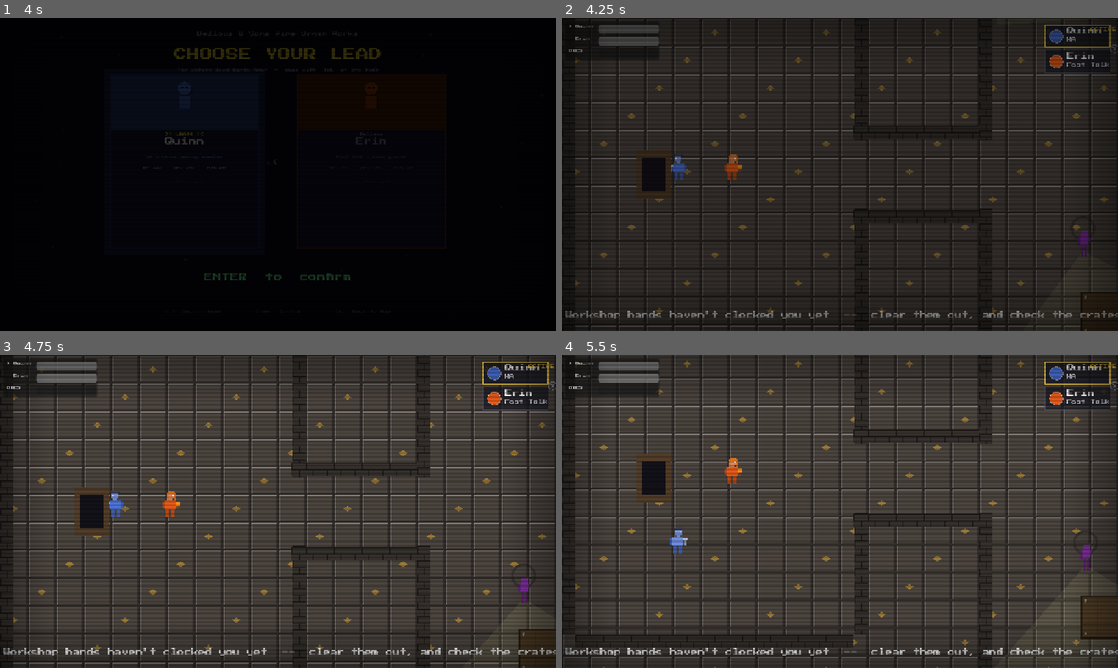
Above: before the commit, frames 1-4 (two rows, left to right).
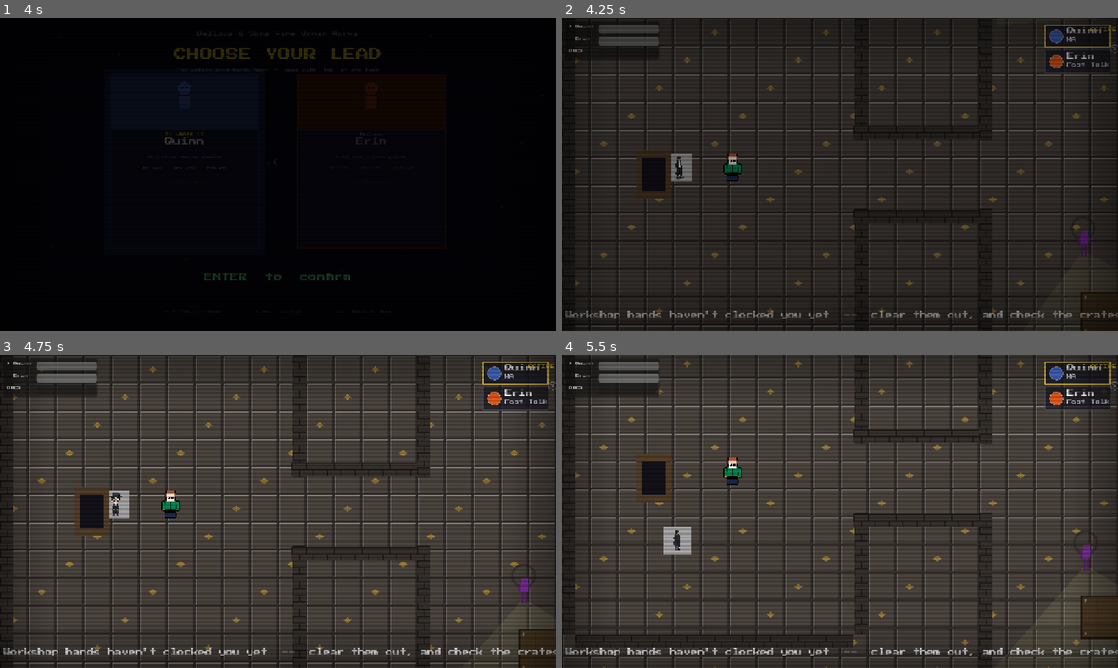
Above: after the commit, the same moments.

Repository: dougreichard/rpg_game
Game: Godot game, scene res://scenes/ui/TitleScreen.tscn
Same seed, same stepped clock (60 frames per second), same inputs: the game is played once before the commit and once after it.
Inputs (mouse positions are in pixels of both pictures, inside the frame that each line leads up to):
- Up to frame 1 (4 s): tap Enter (ui_accept) at 0.5, 0.77, 1.25, 3.77 s; move the mouse to (400, 158) at 0.52 s; hold D (move_right) 0.53-1.25 s; hold F (attack) 0.53-1.25 s; click (400, 158) at 0.67 s; tap V (dash) at 0.8 s; drag from (166, 190) to (250, 237) at 1.27 s; move the mouse to (333, 105) at 2.02 s; hold D (move_right) 2.03-2.75 s; hold F (attack) 2.03-2.75 s; tap G (special) at 2.1, 3.8 s; drag from (250, 237) to (111, 127) at 2.77 s; move the mouse to (444, 221) at 3.52 s; hold A (move_left) from 3.53 s (still down); tap B (bies_mode) at 3.6 s
- Up to frame 2 (4.25 s): keep holding A (move_left)
- Up to frame 3 (4.75 s): release A (move_left) at 4.25 s; drag from (111, 464) to (522, 589) at 4.27 s
- Up to frame 4 (5.5 s): move the mouse to (867, 511) at 5.02 s; hold S (move_down) from 5.03 s (still down); tap G (special) at 5.1 s; click (867, 511) at 5.17 s; tap V (dash) at 5.3 s

Frame 1 is identical in both runs. In frame 2, 0.5% of the frame differs, in the area x 19-33%, y 43-53%; in frame 3, 0.5%; in frame 4, 0.7%, in the area x 18-33%, y 32-64%.

Commit message:
Improving art, markdoown for level design

Diff:
--- a/scripts/enemies/enemy.gd
+++ b/scripts/enemies/enemy.gd
@@ -74,7 +74,9 @@
 	hitbox.monitoring = false
 	hurtbox.hit.connect(_on_hurtbox_hit)
 	if sprite.sprite_frames == null:
-		sprite.sprite_frames = PlaceholderArt.make_enemy_frames(data.sprite_color, data.enemy_name, data.is_stocky)
+		var loaded: SpriteFrames = SpriteLoader.try_load_enemy(data.enemy_name)
+		sprite.sprite_frames = loaded if loaded != null \
+			else PlaceholderArt.make_enemy_frames(data.sprite_color, data.enemy_name, data.is_stocky)
 	sprite.play("walk")
 	GameManager.noise_emitted.connect(_on_noise_emitted)
 	GameManager.enemies_calmed.connect(_on_enemies_calmed)
@@ -336,10 +338,10 @@
 	match _state:
 		State.PATROL:        sprite.play("walk")
 		State.INVESTIGATE:   sprite.play("walk")
-		State.CHASE:         sprite.play("walk")
+		State.CHASE:         sprite.play("chase")
 		State.WINDUP:        sprite.play("windup")
 		State.STRIKE:        sprite.play("attack")
-		State.RECOVER:       sprite.play("walk")
+		State.RECOVER:       sprite.play("recover")
 		State.HIT:           sprite.play("hurt")
 		State.AOE_TELEGRAPH: sprite.play("windup")
 		State.AOE_SLAM:      sprite.play("attack")
--- a/scripts/players/player.gd
+++ b/scripts/players/player.gd
@@ -66,7 +66,9 @@
 	hurtbox.hit.connect(_on_hurtbox_hit)
 	hitbox.hit_landed.connect(register_hit_landed)
 	if sprite.sprite_frames == null:
-		sprite.sprite_frames = PlaceholderArt.make_player_frames(data.sprite_color, data.character_name)
+		var loaded: SpriteFrames = SpriteLoader.try_load_player(data.character_name)
+		sprite.sprite_frames = loaded if loaded != null \
+			else PlaceholderArt.make_player_frames(data.sprite_color, data.character_name)
 	sprite.play("idle")
 
 func _physics_process(delta: float) -> void:
@@ -108,6 +110,7 @@
 		return
 	facing = move.normalized()
 	sprite.flip_h = facing.x < 0.0
+	_play_directional("walk")
 	velocity = Vector2(facing.x * data.move_speed, facing.y * data.move_speed * 0.6)
 	move_and_slide()
 	if Input.is_action_just_pressed(action_prefix + "attack"):
@@ -163,11 +166,26 @@
 	_state = new_state
 	match _state:
 		State.IDLE:   sprite.play("idle")
-		State.WALK:   sprite.play("walk")
+		State.WALK:   _play_directional("walk")
 		State.ATTACK: sprite.play("attack")
 		State.DASH:   sprite.play("dash")
 		State.HURT:   sprite.play("hurt")
 		State.DOWN:   sprite.play("down")
+
+# Picks walk_down / walk_up / walk_right (or run_*) based on facing.
+# Flipping for left-facing is handled by sprite.flip_h in _tick_walk.
+# Falls back to `base` if the directional variant is not in the sheet
+# (e.g. PlaceholderArt fallback which only has "walk" / "run").
+func _play_directional(base: String) -> void:
+	var anim: String
+	if abs(facing.y) > abs(facing.x):
+		anim = (base + "_down") if facing.y > 0.0 else (base + "_up")
+	else:
+		anim = base + "_right"
+	if not sprite.sprite_frames.has_animation(anim):
+		anim = base
+	if sprite.animation != anim:
+		sprite.play(anim)
 
 func _use_special() -> void:
 	Audio.play("special")
--- a/scripts/systems/placeholder_art.gd
+++ b/scripts/systems/placeholder_art.gd
@@ -6,16 +6,32 @@
 	frames.remove_animation("default")
 	var skin := color.lightened(0.25)
 	var limb := color.darkened(0.2)
-	_add(frames, "idle",   [_humanoid(skin, color, limb, Color.WHITE, 0, character_name)])
-	_add(frames, "walk",   [_humanoid(skin, color, limb, Color.WHITE, 0, character_name),
-							_humanoid(skin, color, limb, Color.WHITE, 1, character_name),
-							_humanoid(skin, color, limb, Color.WHITE, 0, character_name),
-							_humanoid(skin, color, limb, Color.WHITE, 2, character_name)])
-	_add(frames, "attack", [_humanoid(skin, color.lightened(0.45), limb, Color.WHITE, 0, character_name, true),
-							_humanoid(skin, color.lightened(0.45), limb, Color.WHITE, 2, character_name, true)])
-	_add(frames, "dash",   [_humanoid(skin, color.lightened(0.2), limb, Color.WHITE, 0, character_name)])
-	_add(frames, "hurt",   [_humanoid(skin, Color(1.0, 0.3, 0.3), Color(0.8, 0.2, 0.2), Color.WHITE, 0, character_name)])
-	_add(frames, "down",   [_humanoid(color.darkened(0.4), color.darkened(0.55), color.darkened(0.55), Color.TRANSPARENT, 0, character_name)])
+	var idle_f: Array  = [_humanoid(skin, color, limb, Color.WHITE, 0, character_name)]
+	var walk_f: Array  = [_humanoid(skin, color, limb, Color.WHITE, 0, character_name),
+						   _humanoid(skin, color, limb, Color.WHITE, 1, character_name),
+						   _humanoid(skin, color, limb, Color.WHITE, 0, character_name),
+						   _humanoid(skin, color, limb, Color.WHITE, 2, character_name)]
+	var atk_f: Array   = [_humanoid(skin, color.lightened(0.45), limb, Color.WHITE, 0, character_name, true),
+						   _humanoid(skin, color.lightened(0.45), limb, Color.WHITE, 2, character_name, true)]
+	var hurt_f: Array  = [_humanoid(skin, Color(1.0, 0.3, 0.3), Color(0.8, 0.2, 0.2), Color.WHITE, 0, character_name)]
+	var down_f: Array  = [_humanoid(color.darkened(0.4), color.darkened(0.55), color.darkened(0.55), Color.TRANSPARENT, 0, character_name)]
+	_add(frames, "idle",         idle_f)
+	_add(frames, "walk",         walk_f)
+	# Directional aliases — same frames; real sprites will have distinct rows.
+	_add(frames, "walk_down",    walk_f)
+	_add(frames, "walk_up",      walk_f)
+	_add(frames, "walk_right",   walk_f)
+	_add(frames, "run_down",     walk_f)
+	_add(frames, "run_up",       walk_f)
+	_add(frames, "run_right",    walk_f)
+	_add(frames, "attack",       atk_f)
+	_add(frames, "special",      atk_f)
+	_add(frames, "dash",         idle_f)
+	_add(frames, "hurt",         hurt_f)
+	_add(frames, "down",         down_f)
+	_add(frames, "revive",       idle_f)
+	_add(frames, "interact",     idle_f)
+	_add(frames, "doorway",      walk_f)
 	return frames
 
 static func make_enemy_frames(color: Color, enemy_name: String = "", stocky: bool = false) -> SpriteFrames:
@@ -24,10 +40,17 @@
 	var limb := color.darkened(0.25)
 	var windup := Color(1.0, 0.65, 0.0)
 	var e_name: String = enemy_name if not enemy_name.is_empty() else ("Grunt" if stocky else "Runner")
-	_add(frames, "walk",   [_enemy_type(color, limb, e_name, 0), _enemy_type(color, limb, e_name, 1)])
-	_add(frames, "windup", [_enemy_type(windup, windup.darkened(0.3), e_name, 0)])
-	_add(frames, "attack", [_enemy_type(color.lightened(0.5), limb.lightened(0.3), e_name, 0)])
-	_add(frames, "hurt",   [_enemy_type(Color(1.0, 0.3, 0.3), Color(0.7, 0.15, 0.15), e_name, 0)])
+	var walk_f: Array  = [_enemy_type(color, limb, e_name, 0), _enemy_type(color, limb, e_name, 1)]
+	var atk_f: Array   = [_enemy_type(color.lightened(0.5), limb.lightened(0.3), e_name, 0)]
+	var hurt_f: Array  = [_enemy_type(Color(1.0, 0.3, 0.3), Color(0.7, 0.15, 0.15), e_name, 0)]
+	_add(frames, "walk",    walk_f)
+	_add(frames, "chase",   walk_f)   # distinct row in real sheets; alias here
+	_add(frames, "windup",  [_enemy_type(windup, windup.darkened(0.3), e_name, 0)])
+	_add(frames, "attack",  atk_f)
+	_add(frames, "recover", walk_f)   # distinct row in real sheets; alias here
+	_add(frames, "hurt",    hurt_f)
+	_add(frames, "death",   hurt_f)   # distinct row in real sheets; alias here
+	_add(frames, "alert",   walk_f)   # distinct row in real sheets; alias here
 	return frames
 
 static func _add(frames: SpriteFrames, anim: String, textures: Array) -> void:
--- /dev/null
+++ b/scripts/systems/sprite_loader.gd
@@ -0,0 +1,99 @@
+class_name SpriteLoader
+extends RefCounted
+
+# Sprite sheet loader matching the layout defined in sprites.md.
+# try_load_player / try_load_enemy return a SpriteFrames built from
+# assets/art/sprites/<name>.png when the file exists, or null so the
+# caller can fall back to PlaceholderArt.  Results are cached so each
+# PNG is decoded at most once per session.
+
+const TILE_SIZE: int = 32
+
+# Player animation layout — row order from sprites.md.
+const PLAYER_ANIMS: Array = [
+	{name="idle",         row=0,  frames=6,  fps=8.0,  loop=true},
+	{name="walk_down",    row=1,  frames=8,  fps=10.0, loop=true},
+	{name="walk_up",      row=2,  frames=8,  fps=10.0, loop=true},
+	{name="walk_right",   row=3,  frames=8,  fps=10.0, loop=true},
+	{name="run_down",     row=4,  frames=8,  fps=14.0, loop=true},
+	{name="run_up",       row=5,  frames=8,  fps=14.0, loop=true},
+	{name="run_right",    row=6,  frames=8,  fps=14.0, loop=true},
+	{name="attack",       row=7,  frames=6,  fps=12.0, loop=false},
+	{name="special",      row=8,  frames=8,  fps=10.0, loop=false},
+	{name="talk",         row=9,  frames=6,  fps=8.0,  loop=true},
+	{name="talk_closeup", row=10, frames=8,  fps=8.0,  loop=true},
+	{name="hurt",         row=11, frames=4,  fps=15.0, loop=false},
+	{name="down",         row=12, frames=10, fps=10.0, loop=false},
+	{name="revive",       row=13, frames=8,  fps=10.0, loop=false},
+	{name="dash",         row=14, frames=5,  fps=15.0, loop=false},
+	{name="interact",     row=15, frames=8,  fps=10.0, loop=true},
+	{name="doorway",      row=16, frames=6,  fps=10.0, loop=false},
+]
+
+# Enemy animation layout — same row order for Grunt, Runner, Sentry, and Boss.
+# Brute and Boss use wider/taller tiles (see ENEMY_TILE_OVERRIDES).
+const ENEMY_ANIMS: Array = [
+	{name="walk",    row=0, frames=6, fps=8.0,  loop=true},
+	{name="chase",   row=1, frames=8, fps=10.0, loop=true},
+	{name="windup",  row=2, frames=6, fps=8.0,  loop=false},
+	{name="attack",  row=3, frames=4, fps=12.0, loop=false},
+	{name="recover", row=4, frames=4, fps=8.0,  loop=false},
+	{name="hurt",    row=5, frames=4, fps=15.0, loop=false},
+	{name="death",   row=6, frames=8, fps=10.0, loop=false},
+	{name="alert",   row=7, frames=4, fps=8.0,  loop=true},
+]
+
+# Brute (48×32) and Boss (64×64) use non-standard tile sizes.
+const ENEMY_TILE_OVERRIDES: Dictionary = {
+	"brute": Vector2i(48, 32),
+	"boss":  Vector2i(64, 64),
+}
+
+static var _player_cache: Dictionary = {}
+static var _enemy_cache: Dictionary = {}
+
+# Returns a SpriteFrames built from assets/art/sprites/<character_name>.png,
+# or null if the file is absent (caller should use PlaceholderArt instead).
+static func try_load_player(character_name: String) -> SpriteFrames:
+	var key: String = character_name.to_lower()
+	if key in _player_cache:
+		return _player_cache[key]
+	var path: String = "res://assets/art/sprites/%s.png" % key
+	if not ResourceLoader.exists(path):
+		return null
+	var tex: Texture2D = load(path)
+	if tex == null:
+		return null
+	var result: SpriteFrames = _build(tex.get_image(), PLAYER_ANIMS, TILE_SIZE, TILE_SIZE)
+	_player_cache[key] = result
+	return result
+
+# Returns a SpriteFrames built from assets/art/sprites/<enemy_name>.png,
+# or null if the file is absent.
+static func try_load_enemy(enemy_name: String) -> SpriteFrames:
+	var key: String = enemy_name.to_lower()
+	if key in _enemy_cache:
+		return _enemy_cache[key]
+	var path: String = "res://assets/art/sprites/%s.png" % key
+	if not ResourceLoader.exists(path):
+		return null
+	var tex: Texture2D = load(path)
+	if tex == null:
+		return null
+	var tile: Vector2i = ENEMY_TILE_OVERRIDES.get(key, Vector2i(TILE_SIZE, TILE_SIZE))
+	var result: SpriteFrames = _build(tex.get_image(), ENEMY_ANIMS, tile.x, tile.y)
+	_enemy_cache[key] = result
+	return result
+
+static func _build(img: Image, anims: Array, tile_w: int, tile_h: int) -> SpriteFrames:
+	var frames := SpriteFrames.new()
+	frames.remove_animation("default")
+	for anim in anims:
+		var anim_name: String = anim["name"]
+		frames.add_animation(anim_name)
+		frames.set_animation_loop(anim_name, anim["loop"])
+		frames.set_animation_speed(anim_name, anim["fps"])
+		for col: int in range(anim["frames"]):
+			var region := Rect2i(col * tile_w, anim["row"] * tile_h, tile_w, tile_h)
+			frames.add_frame(anim_name, ImageTexture.create_from_image(img.get_region(region)))
+	return frames
Not shown, added: assets/art/sprites/README.txt
Binary file added: assets/art/sprites/ben.png
Not shown, added: assets/art/sprites/ben.png.import
Binary file added: assets/art/sprites/erin.png
Not shown, added: assets/art/sprites/erin.png.import
Binary file added: assets/art/sprites/ethan.png
Not shown, added: assets/art/sprites/ethan.png.import
Binary file added: assets/art/sprites/evan.png
Not shown, added: assets/art/sprites/evan.png.import
Binary file added: assets/art/sprites/quinn.png
Not shown, added: assets/art/sprites/quinn.png.import
Not shown, added: scripts/systems/sprite_loader.gd.uid
(and 25 more such lines)
